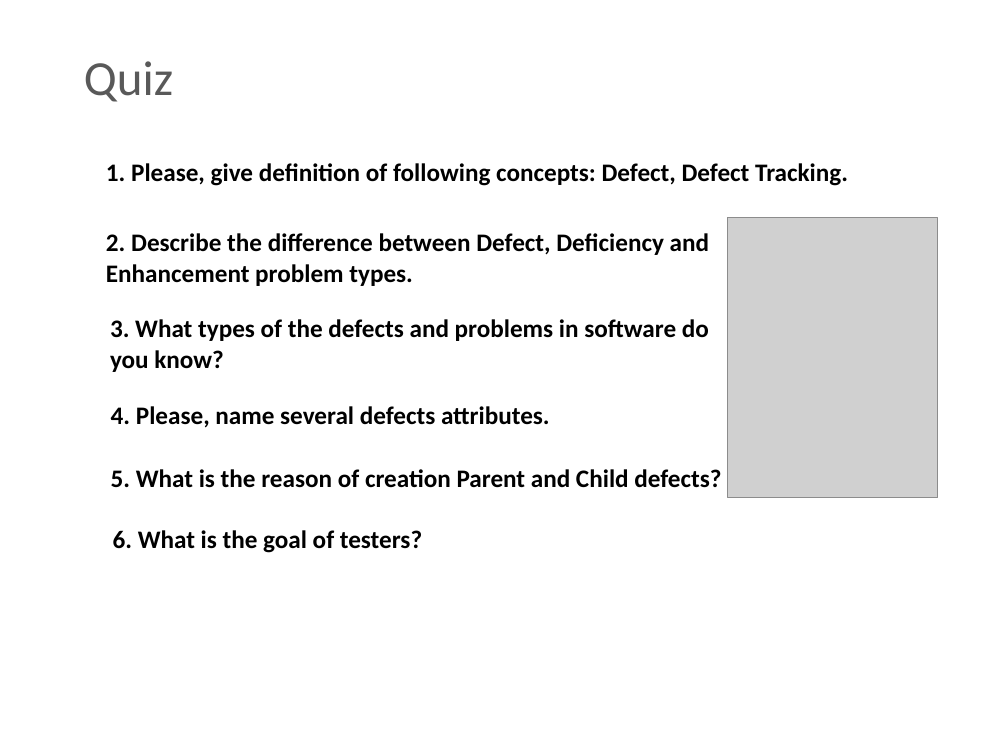
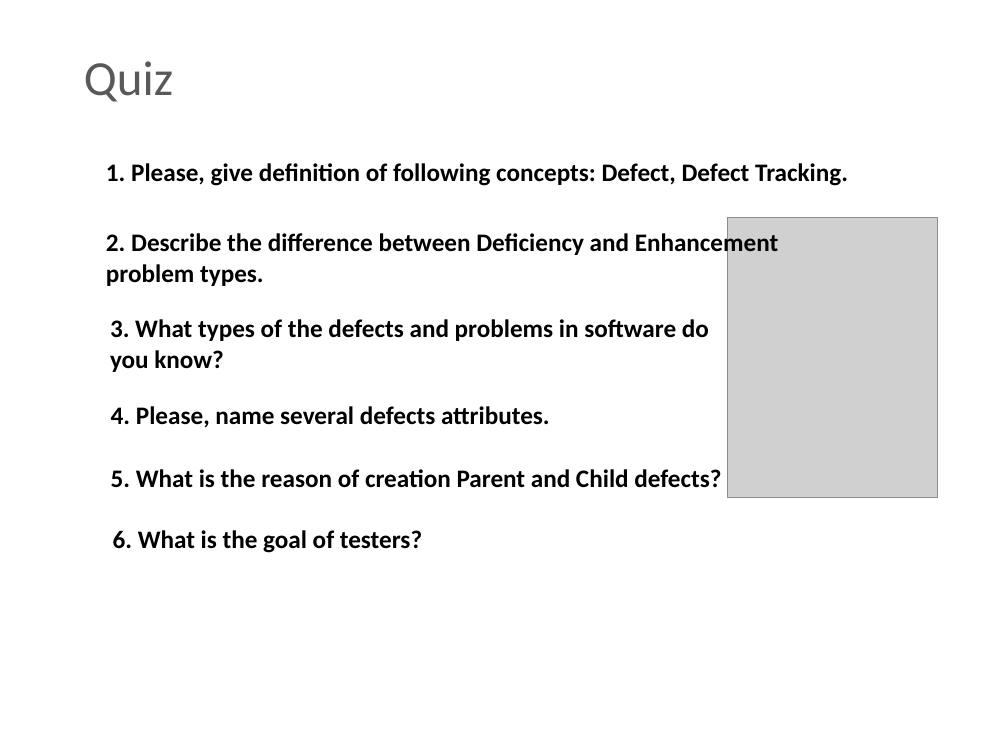
Before and after one commit to BigRacer/swtesting, a slide deck: slide 15 of 3.Defects/Defects.pptx. Drawn at 1008x756 pixels with LibreOffice and Linux fonts; fonts in the diff are those of the drawing; grey boxes stand for pictures; background and template pictures are left out. Boxes give left, top, right and bottom in pixels: in the first picture for what was removed or moved away, otherwise in the second. Text is boxed around its words. In the diff, an @@ line names an element or a change of style, - is before the commit and + after.

```diff
--- a/3.Defects/Defects.pptx
+++ b/3.Defects/Defects.pptx
@@ text at [106,231,779,286]: text changed @@
-2. Describe the difference between Defect, Deficiency and Enhancement problem types.
+2. Describe the difference between Deficiency and Enhancement problem types.
```
Also in this commit, not shown: 3 other slides changed.
